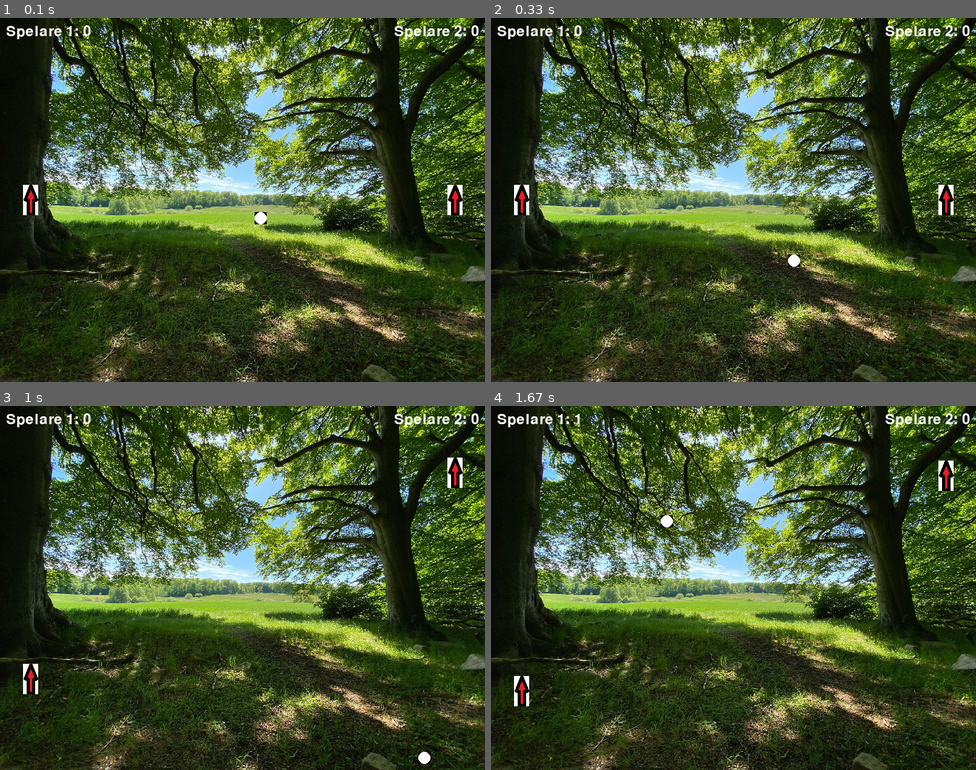
Above: before the commit, frames 1-4 (two rows, left to right).
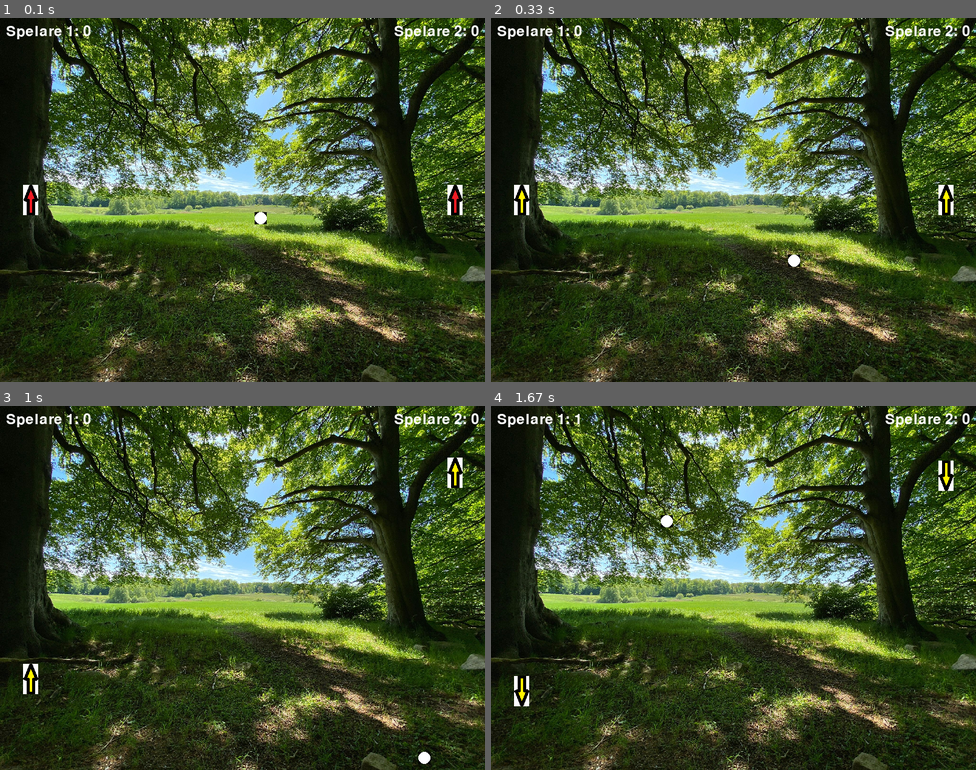
Above: after the commit, the same moments.

Repository: matte-mats/Programmering_och_skapande
Game: pygame game, started from Tennis/main.py
The game is run twice, just before and just after one commit, with the same random seed, the same clock (stepped at 60 frames per second) and the same inputs.
Inputs:
- Up to frame 1 (0.1 s): no input
- Up to frame 2 (0.33 s): no input
- Up to frame 3 (1 s): hold Z 0.33-0.8 s; hold Up 0.33-0.8 s; hold Up from 0.83 s (still down); tap Z at 0.9 s; tap S at 0.98 s
- Up to frame 4 (1.67 s): tap Z at 1.2, 1.4 s; release Up at 1.3 s; hold Down 1.33-1.63 s

Frame 1 is identical in both runs. In frame 2, less than 0.1% of the frame differs, in the area x 4-95%, y 47-54%; in frame 3, less than 0.1%; in frame 4, 0.2%, in the area x 4-96%, y 15-83%.

Commit message:
Lagt till animering

Diff:
--- a/Tennis/main.py
+++ b/Tennis/main.py
@@ -64,6 +64,14 @@
     player1.move(height, 1)
     player2.move(height, 2)
 
+    # Använd spelarens update-metod för att uppdatera animationen
+    player1.update()
+    player2.update()
+
+    # Använd spelarens update-metod för att uppdatera animationen
+    player1.animate()
+    player2.animate()
+
     # Uppdatera alla sprites
     all_sprites.update()
 
--- a/Tennis/player.py
+++ b/Tennis/player.py
@@ -15,12 +15,53 @@
 
         # Placera spelaren
         self.rect.center = (x, y)
-        # Ladda dina bilder för olika riktningar
-        self.image_up = pygame.image.load("images/uppåt.png").convert_alpha()
-        self.image_down = pygame.image.load("images/nedåt.png").convert_alpha()
 
-        # Sätt den aktuella bilden till den som är för uppåtrörelse som standard
-        self.image = self.image_up
+        # Läs in hela spritesheeten som en yta
+        self.spritesheet = pygame.image.load("images/player_spreadsheet.png").convert_alpha()
+
+        # Klipp ut varje bild från spritesheeten och spara dem i en lista
+        self.sprite_images = []
+        sprite_width = 25  # Bredden på varje bild i spritesheeten
+        sprite_height = 50  # Höjden på varje bild i spritesheeten
+        for i in range(4):  # Antalet bilder i spritesheeten (t.ex. om det finns 4 bilder)
+            rect = pygame.Rect(i * sprite_width, 0, sprite_width, sprite_height)
+            image = self.spritesheet.subsurface(rect)
+            self.sprite_images.append(image)
+
+        # Använd den första bilden som standard
+        self.image = self.sprite_images[0]
+
+        # Skapa en rektangel som omger spelaren
+        self.rect = self.image.get_rect()
+        self.rect.center = (x, y)
+
+        # Variabel för att hålla reda på vilken bild som ska visas
+        self.current_frame = 0
+
+        # Variabel för att hålla reda på riktningen (upp/ned)
+        self.direction = "up"
+
+        self.animation_speed = 10  # Fördröjning mellan bildbyten
+
+        self.animation_counter = 0  # Räknare för att spåra fördröjning
+
+    def update(self):
+        # Uppdatera bild baserat på riktning och nuvarande frame
+        if self.direction == "up":
+            self.image = self.sprite_images[self.current_frame]
+        else:
+            # Om spelaren rör sig nedåt, använd samma bilder men vänd dem
+            self.image = pygame.transform.flip(self.sprite_images[self.current_frame], False, True)
+
+        # Uppdatera position
+        #self.rect.y += self.speed
+
+    def animate(self):
+        # Byt bild om det är dags enligt fördröjningen
+        self.animation_counter += 1
+        if self.animation_counter >= 10:
+            self.animation_counter = 0  # Återställ räknaren
+            self.current_frame = (self.current_frame + 1) % len(self.sprite_images)
 
 
 
@@ -41,17 +82,17 @@
         if player == 1:
             if keys[pygame.K_s]:
                 dy -= speed
-                up = True
+                self.direction = "up"
             if keys[pygame.K_z]:
                 dy += speed
-                up = False
+                self.direction = "down"
         if player == 2:
             if keys[pygame.K_UP]:
                 dy -= speed
-                up = True
+                self.direction = "up"
             if keys[pygame.K_DOWN]:
                 dy += speed
-                up = False
+                self.direction = "down"
 
         #kontrollera så att spelaren är på skärmen
         if self.rect.top + dy < 0:
@@ -61,7 +102,3 @@
 
         #uppdatera spelarens position och bild
         self.rect.y += dy
-        if up:
-            self.image = self.image_up
-        else:
-            self.image = self.image_down
Binary file added: Tennis/images/player_spreadsheet.png
